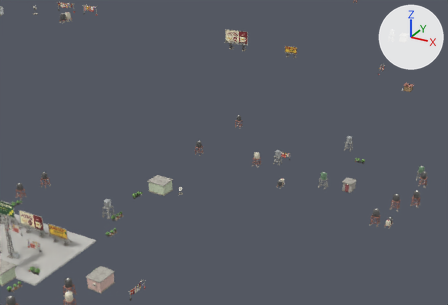
The Blender file ArtSource/ilalim/rooftops.blend: old version first, new version second.
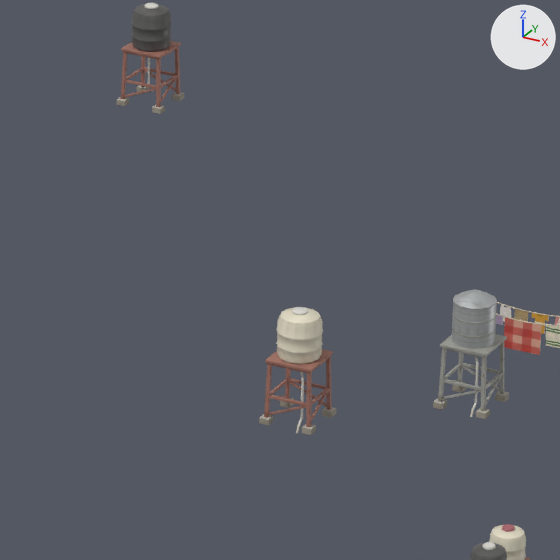
There are two pictures of each version: one from a 50 mm camera at (127.9, -89.6, 85.6) aimed at (52.8, 47.0, 17.4), one close up on the part from 49% to 64% of the width and 38% to 60% of the height. The lights are fixed; the arrows at upper right show +X, +Y and +Z. The first two pictures are the older version.

In view in the first close-up: 'roof laundry_b east_bldg_118 1 roof_laundry_b', 'roof tank_black east_bldg_129 1 roof_tank_stand_black', 'roof tank_cream east_bldg_118 4 roof_tank_stand_cream', 'roof tank_galv east_bldg_118 3 roof_tank_stand_galv', 'roof tank_pair east_bldg_118 2 roof_tank_pair'.
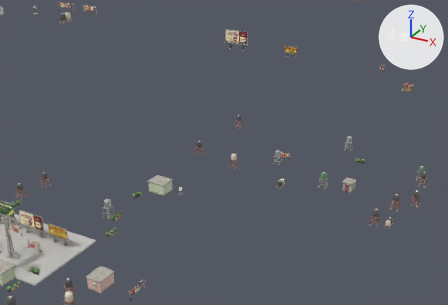
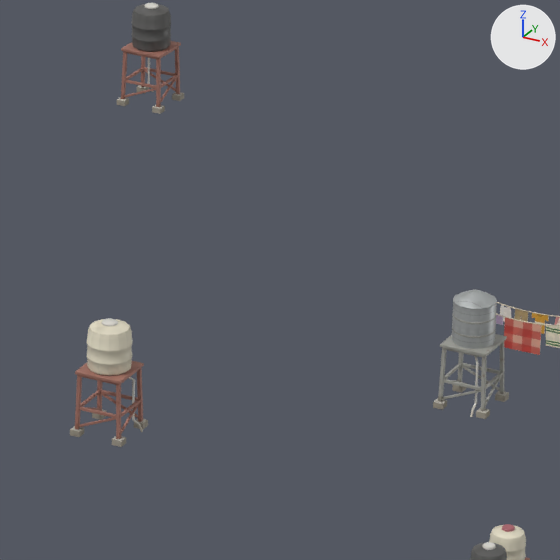
ob_roof_tank_cream_east_bldg_118_4 is not drawn itself; it is the parent of ob_roof_tank_cream_east_bldg_118_4_roof_tank_stand_cream.

Boxes (x1, y1, x2, y2) around the edits, measured in the close-ups (560 x 560 px):
'roof tank_cream east_bldg_118 4 roof_tank_stand_cream', moved, turned: before (259, 307, 336, 435); after (70, 318, 148, 447)

The edits, one by one:
Object 'roof tank_cream east_bldg_118 4' (ob_roof_tank_cream_east_bldg_118_4) moves from (60.85, 51.01, 13.61) to (55.8, 47.16, 13.61).
Object 'roof tank_cream east_bldg_118 4' (ob_roof_tank_cream_east_bldg_118_4) turns from (0, 0, 360) to (0, 0, 90) degrees about x, y and z.
